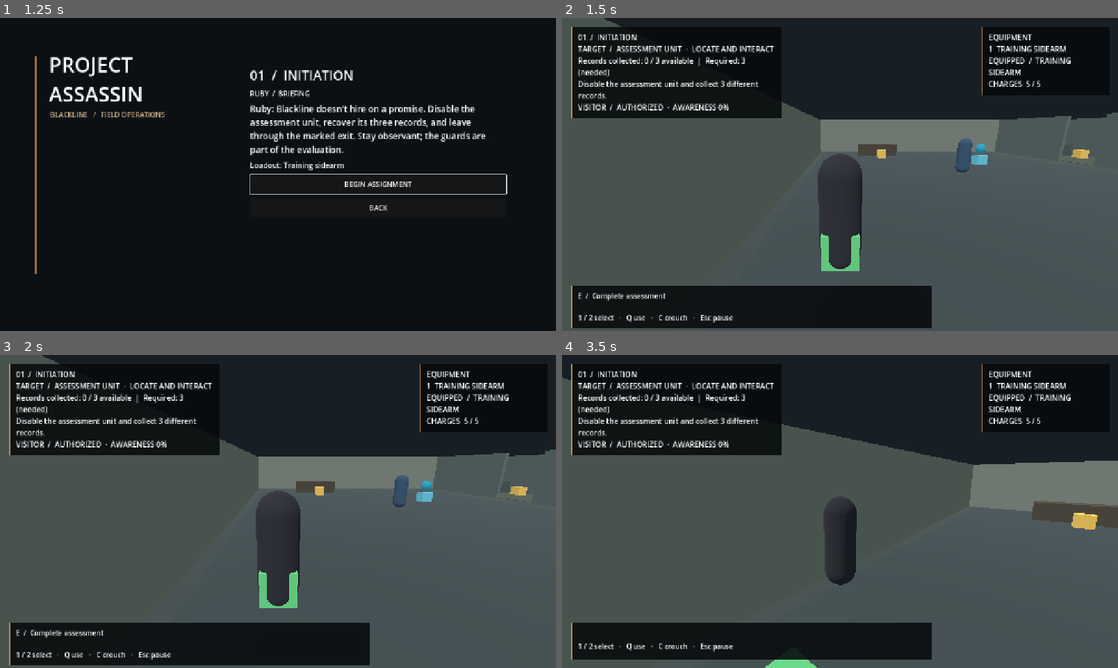
Above: before the commit, frames 1-4 (two rows, left to right).
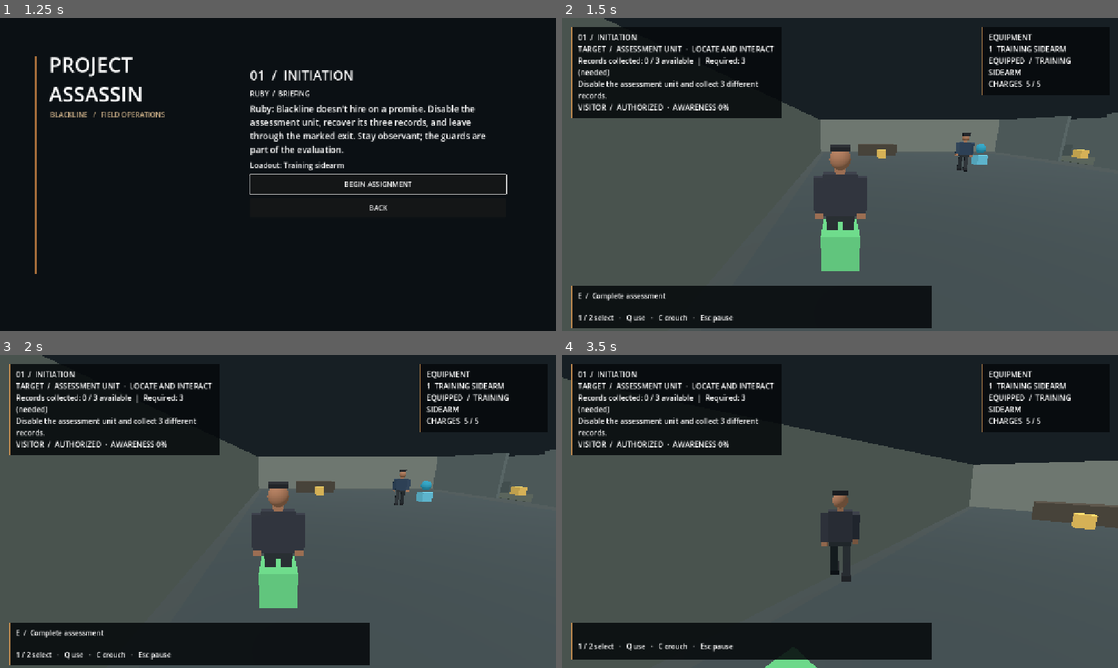
Above: after the commit, the same moments.

Repository: CoolgamerProXD/Stealty-Assasin-redesigned-computing-machine-Beta
Game: Godot game, scene res://scenes/main_menu.tscn
The game is run twice, just before and just after one commit, with the same random seed, the same clock (stepped at 60 frames per second) and the same inputs.
Inputs (mouse positions are in pixels of both pictures, inside the frame that each line leads up to):
- Up to frame 1 (1.25 s): click "CAMPAIGN / NEXT ASSIGNMENT" at 0.5 s
- Up to frame 2 (1.5 s): click "BEGIN ASSIGNMENT" at 1.25 s
- Up to frame 3 (2 s): no input
- Up to frame 4 (3.5 s): tap Enter at 2 s; move the mouse to (867, 511) at 2.02 s; hold C (crouch) 2.03-2.78 s; hold W (move_forward) from 2.03 s (still down); move the mouse to (812, 511) at 2.77 s; tap C (crouch) at 2.85 s

Frame 1 is identical in both runs. In frame 2, 1.7% of the frame differs, in the area x 45-75%, y 36-81%; in frame 3, 1.7%; in frame 4, 0.8%.

Commit message:
Stage Ruby meeting in a skippable 3D sequence
Co-authored-by: arena-agent <297053741+arena-agent@users.noreply.github.com>

Diff:
--- /dev/null
+++ b/scenes/ruby_meeting.tscn
@@ -0,0 +1,4 @@
+[gd_scene load_steps=2 format=3]
+[ext_resource type="Script" path="res://scripts/cinematics/ruby_meeting.gd" id="1"]
+[node name="RubyMeeting" type="Node3D"]
+script = ExtResource("1")
--- /dev/null
+++ b/scripts/cinematics/ruby_meeting.gd
@@ -0,0 +1,112 @@
+extends Node3D
+## In-engine, deterministic timeline. Completion was persisted before entering this scene.
+var time: float = 0.0
+var actor: StylizedPerson
+var ruby: StylizedPerson
+var left_door: Node3D
+var right_door: Node3D
+var camera: Camera3D
+var subtitles: Label
+var finished: bool = false
+
+func _ready() -> void:
+ Input.mouse_mode = Input.MOUSE_MODE_VISIBLE
+ var environment := WorldEnvironment.new()
+ var atmosphere := Environment.new()
+ atmosphere.background_mode = Environment.BG_COLOR
+ atmosphere.background_color = Color(0.20, 0.29, 0.35)
+ atmosphere.ambient_light_source = Environment.AMBIENT_SOURCE_COLOR
+ atmosphere.ambient_light_color = Color(0.72, 0.77, 0.78)
+ atmosphere.ambient_light_energy = 0.8
+ environment.environment = atmosphere
+ add_child(environment)
+ var light := DirectionalLight3D.new()
+ light.rotation_degrees = Vector3(-45, 35, 0)
+ light.light_energy = 1.0
+ add_child(light)
+ _box(Vector3(0, -0.15, 3), Vector3(12, 0.3, 8), Color(0.30, 0.33, 0.34))
+ _box(Vector3(0, -0.15, -5), Vector3(20, 0.3, 10), Color(0.33, 0.34, 0.31))
+ _box(Vector3(-4, 1.8, 3), Vector3(0.3, 3.6, 8), Color(0.35, 0.39, 0.40))
+ _box(Vector3(4, 1.8, 3), Vector3(0.3, 3.6, 8), Color(0.35, 0.39, 0.40))
+ _box(Vector3(-3, 1.8, 0), Vector3(2, 3.6, 0.3), Color(0.43, 0.46, 0.44))
+ _box(Vector3(3, 1.8, 0), Vector3(2, 3.6, 0.3), Color(0.43, 0.46, 0.44))
+ _box(Vector3(0, 3.35, 0), Vector3(4, 0.5, 0.3), Color(0.43, 0.46, 0.44))
+ # Two panels slide into their recesses while the player walks through the opening.
+ left_door = _box(Vector3(-1, 1.5, 0), Vector3(1.9, 3, 0.18), Color(0.24, 0.30, 0.33))
+ right_door = _box(Vector3(1, 1.5, 0), Vector3(1.9, 3, 0.18), Color(0.24, 0.30, 0.33))
+ _box(Vector3(-4.8, 0.5, -4), Vector3(2, 1, 2), Color(0.22, 0.30, 0.22))
+ _box(Vector3(4.8, 0.5, -4), Vector3(2, 1, 2), Color(0.22, 0.30, 0.22))
+ actor = StylizedPerson.new()
+ actor.role = "visitor"
+ add_child(actor)
+ ruby = StylizedPerson.new()
+ ruby.role = "ruby"
+ ruby.position = Vector3(1.35, 0, -4.4)
+ ruby.rotation.y = PI
+ add_child(ruby)
+ camera = Camera3D.new()
+ add_child(camera)
+ camera.current = true
+ var canvas := CanvasLayer.new()
+ add_child(canvas)
+ subtitles = Label.new()
+ subtitles.position = Vector2(110, 570)
+ subtitles.custom_minimum_size = Vector2(1000, 80)
+ subtitles.horizontal_alignment = HORIZONTAL_ALIGNMENT_CENTER
+ subtitles.autowrap_mode = TextServer.AUTOWRAP_WORD_SMART
+ subtitles.add_theme_font_size_override("font_size", 24)
+ subtitles.add_theme_color_override("font_outline_color", Color.BLACK)
+ subtitles.add_theme_constant_override("outline_size", 5)
+ canvas.add_child(subtitles)
+ var skip := Button.new()
+ skip.text = "SKIP  /  ESC"
+ skip.position = Vector2(1080, 20)
+ skip.pressed.connect(_finish)
+ canvas.add_child(skip)
+ _apply_timeline(0.0, 0.0)
+
+func _box(pos: Vector3, size: Vector3, color: Color) -> MeshInstance3D:
+ var mesh := BoxMesh.new()
+ mesh.size = size
+ var visual := MeshInstance3D.new()
+ visual.mesh = mesh
+ var material := StandardMaterial3D.new()
+ material.albedo_color = color
+ material.roughness = 0.85
+ visual.material_override = material
+ visual.position = pos
+ add_child(visual)
+ return visual
+
+func _process(delta: float) -> void:
+ if finished: return
+ time += delta
+ _apply_timeline(time, delta)
+ if time >= 19.0: _finish()
+
+func _apply_timeline(t: float, delta: float) -> void:
+ var doors := clampf((t - 1.0) / 2.0, 0.0, 1.0)
+ left_door.position.x = -1.0 - doors * 1.9
+ right_door.position.x = 1.0 + doors * 1.9
+ var walk := clampf((t - 1.0) / 7.0, 0.0, 1.0)
+ actor.position = Vector3(0, 0, lerpf(4.5, -3.1, walk))
+ actor.animate_motion(delta, 1.1 if t > 1.0 and t < 8.0 else 0.0)
+ ruby.animate_motion(delta, 0.0)
+ if t < 7.0:
+  camera.position = Vector3(-2.4, 2.8, actor.position.z + 6.0)
+  camera.look_at(Vector3(0, 1.25, actor.position.z - 1.5), Vector3.UP)
+ else:
+  camera.position = Vector3(5.0, 2.4, -1.2)
+  camera.look_at(Vector3(0.7, 1.2, -3.8), Vector3.UP)
+ if t < 8.0: subtitles.text = "ASSESSMENT COMPLETE  /  CIVIC EVALUATION ANNEX"
+ elif t < 12.0: subtitles.text = "RUBY: You noticed the missing piece. Most people only count the locks."
+ elif t < 16.0: subtitles.text = "RUBY: I'm Ruby. From now on, I handle your assignments for Blackline."
+ else: subtitles.text = "RUBY: The Meridian is waiting. Let's find out who moved the archive."
+
+func _unhandled_input(event: InputEvent) -> void:
+ if event.is_action_pressed("release_mouse"): _finish()
+
+func _finish() -> void:
+ if finished: return
+ finished = true
+ get_tree().change_scene_to_file("res://scenes/ending.tscn")
--- a/scripts/npc/npc.gd
+++ b/scripts/npc/npc.gd
@@ -16,6 +16,7 @@
 var agent: NavigationAgent3D
 var facing: Vector3 = Vector3.FORWARD
 var stunned_time: float = 0.0
+var person: StylizedPerson
 
 func _ready() -> void:
  if profile == null: profile = NpcProfile.new()
@@ -26,16 +27,9 @@
  collision.shape = shape
  collision.position.y = 0.85
  add_child(collision)
- var visual := MeshInstance3D.new()
- var mesh := CapsuleMesh.new()
- mesh.radius = 0.3
- mesh.height = 1.7
- visual.mesh = mesh
- visual.position.y = 0.85
- var material := StandardMaterial3D.new()
- material.albedo_color = Color(0.22, 0.32, 0.43) if profile.occupation == "security" else Color(0.55, 0.44, 0.34)
- visual.material_override = material
- add_child(visual)
+ person = StylizedPerson.new()
+ person.role = profile.occupation
+ add_child(person)
  agent = NavigationAgent3D.new()
  agent.path_desired_distance = 0.35
  agent.target_desired_distance = 0.45
@@ -128,3 +122,7 @@
  if not is_on_floor(): velocity.y -= 9.8 * delta
  else: velocity.y = -0.1
  move_and_slide()
+ if person:
+  person.animate_motion(delta, Vector2(velocity.x, velocity.z).length())
+  if velocity.length_squared() > 0.1:
+   person.rotation.y = atan2(-velocity.x, -velocity.z)
--- a/scripts/player/player.gd
+++ b/scripts/player/player.gd
@@ -12,7 +12,7 @@
 var mouse_sensitivity: float = 0.0025
 var pivot: Node3D
 var camera: Camera3D
-var body_mesh: MeshInstance3D
+var body_mesh: StylizedPerson
 var crouching: bool = false
 var collision_shape: CollisionShape3D
 var stance_height: float = 1.8
@@ -26,12 +26,8 @@
  collision.shape = capsule
  collision.position.y = 0.9
  add_child(collision)
- body_mesh = MeshInstance3D.new()
- var mesh := CapsuleMesh.new()
- mesh.radius = 0.32
- mesh.height = 1.8
- body_mesh.mesh = mesh
- body_mesh.position.y = 0.9
+ body_mesh = StylizedPerson.new()
+ body_mesh.role = "visitor"
  add_child(body_mesh)
  set_disguise("visitor")
  pivot = Node3D.new()
@@ -50,10 +46,7 @@
 
 func set_disguise(new_role: String) -> void:
  role = new_role
- if body_mesh:
-  var material := StandardMaterial3D.new()
-  material.albedo_color = Color(0.22, 0.36, 0.48) if role == "staff" else Color(0.18, 0.18, 0.21)
-  body_mesh.material_override = material
+ if body_mesh: body_mesh.set_role(role)
 
 func _unhandled_input(event: InputEvent) -> void:
  if event is InputEventMouseMotion and Input.mouse_mode == Input.MOUSE_MODE_CAPTURED:
@@ -81,7 +74,7 @@
  capsule.height = stance_height
  collision_shape.position.y = stance_height * 0.5
  body_mesh.scale.y = stance_height / 1.8
- body_mesh.position.y = stance_height * 0.5
+ body_mesh.animate_motion(delta, Vector2(velocity.x, velocity.z).length())
  pivot.position.y = 1.5 * stance_height / 1.8
  var speed := crouch_speed if crouching else (run_speed if Input.is_action_pressed("sprint") else walk_speed)
  velocity.x = move_toward(velocity.x, direction.x * speed, 12.0 * delta)
--- /dev/null
+++ b/scripts/visuals/stylized_person.gd
@@ -0,0 +1,88 @@
+class_name StylizedPerson
+extends Node3D
+## Original low-poly procedural character. Limbs are animated independent nodes.
+var role: String = "visitor"
+var left_leg: Node3D
+var right_leg: Node3D
+var left_arm: Node3D
+var right_arm: Node3D
+var torso: MeshInstance3D
+var phase: float = 0.0
+var clothing: StandardMaterial3D
+
+func _ready() -> void:
+ var skin := _material(Color(0.68, 0.46, 0.34))
+ var dark := _material(Color(0.12, 0.13, 0.15))
+ clothing = _material(_role_color())
+ var trousers := _material(Color(0.16, 0.18, 0.20))
+ torso = _box(self, Vector3(0, 1.22, 0), Vector3(0.48, 0.60, 0.24), clothing)
+ _box(self, Vector3(0, 0.91, 0), Vector3(0.42, 0.16, 0.23), trousers)
+ _box(self, Vector3(0, 1.56, 0), Vector3(0.14, 0.12, 0.14), skin)
+ var head := MeshInstance3D.new()
+ var sphere := SphereMesh.new()
+ sphere.radius = 0.15
+ sphere.height = 0.33
+ head.mesh = sphere
+ head.position = Vector3(0, 1.73, 0)
+ head.material_override = skin
+ add_child(head)
+ _box(self, Vector3(0, 1.88, 0.015), Vector3(0.28, 0.07, 0.23), dark)
+ # Lapels, collar and belt establish clothed silhouettes instead of a capsule.
+ _box(self, Vector3(0, 1.38, -0.127), Vector3(0.12, 0.27, 0.02), _material(Color(0.78, 0.77, 0.70)))
+ _box(self, Vector3(0, 0.98, -0.13), Vector3(0.40, 0.06, 0.025), dark)
+ left_leg = _limb(Vector3(-0.12, 0.88, 0), Vector3(0.16, 0.66, 0.18), trousers)
+ right_leg = _limb(Vector3(0.12, 0.88, 0), Vector3(0.16, 0.66, 0.18), trousers)
+ _box(left_leg, Vector3(0, -0.70, -0.06), Vector3(0.18, 0.12, 0.30), dark)
+ _box(right_leg, Vector3(0, -0.70, -0.06), Vector3(0.18, 0.12, 0.30), dark)
+ left_arm = _limb(Vector3(-0.31, 1.47, 0), Vector3(0.14, 0.54, 0.16), clothing)
+ right_arm = _limb(Vector3(0.31, 1.47, 0), Vector3(0.14, 0.54, 0.16), clothing)
+ _box(left_arm, Vector3(0, -0.57, 0), Vector3(0.12, 0.13, 0.13), skin)
+ _box(right_arm, Vector3(0, -0.57, 0), Vector3(0.12, 0.13, 0.13), skin)
+ if role == "security":
+  _box(self, Vector3(0, 1.95, 0), Vector3(0.34, 0.07, 0.28), dark)
+ if role == "ruby":
+  _box(self, Vector3(0, 1.61, 0.12), Vector3(0.29, 0.48, 0.09), dark)
+
+func _role_color() -> Color:
+ match role:
+  "security": return Color(0.17, 0.25, 0.34)
+  "employee", "staff": return Color(0.28, 0.38, 0.43)
+  "civilian": return Color(0.58, 0.38, 0.24)
+  "ruby": return Color(0.31, 0.15, 0.19)
+  _: return Color(0.20, 0.21, 0.25)
+
+func set_role(value: String) -> void:
+ role = value
+ if clothing: clothing.albedo_color = _role_color()
+
+func animate_motion(delta: float, speed: float) -> void:
+ if not left_leg: return
+ phase += delta * (3.0 + minf(speed, 5.0) * 3.0)
+ var swing := sin(phase) * minf(speed * 0.16, 0.6)
+ left_leg.rotation.x = swing
+ right_leg.rotation.x = -swing
+ left_arm.rotation.x = -swing * 0.7
+ right_arm.rotation.x = swing * 0.7
+
+func _material(color: Color) -> StandardMaterial3D:
+ var mat := StandardMaterial3D.new()
+ mat.albedo_color = color
+ mat.roughness = 0.85
+ return mat
+
+func _box(parent: Node3D, pos: Vector3, size: Vector3, mat: Material) -> MeshInstance3D:
+ var part := MeshInstance3D.new()
+ var mesh := BoxMesh.new()
+ mesh.size = size
+ part.mesh = mesh
+ part.material_override = mat
+ part.position = pos
+ parent.add_child(part)
+ return part
+
+func _limb(pos: Vector3, size: Vector3, mat: Material) -> Node3D:
+ var joint := Node3D.new()
+ joint.position = pos
+ add_child(joint)
+ _box(joint, Vector3(0, -size.y * 0.5, 0), size, mat)
+ return joint
--- a/scripts/world/hotel.gd
+++ b/scripts/world/hotel.gd
@@ -315,7 +315,7 @@
     if Campaign.active_mission == mission_id():
      if Campaign.complete(mission_id(), mission.clues.size()):
       mission.extract()
-      get_tree().change_scene_to_file("res://scenes/ending.tscn")
+      get_tree().change_scene_to_file("res://scenes/ruby_meeting.tscn" if mission_id() == "initiation" else "res://scenes/ending.tscn")
      else: message = "Could not save campaign progress. Try again."
     elif mission.extract(): message = "INVESTIGATION COMPLETE — you left with the evidence."
    else: message = mission.objective_text()
--- a/tests/run_tests.gd
+++ b/tests/run_tests.gd
@@ -362,7 +362,14 @@
    if obj.kind == "extract": deployed.call("_on_interaction", obj)
   await process_frame
   await process_frame
-  check(current_scene != null and current_scene.scene_file_path == "res://scenes/ending.tscn" and service.progress.is_unlocked("meridian"), "objective completion saves unlock and opens debrief")
+  check(current_scene != null and current_scene.scene_file_path == "res://scenes/ruby_meeting.tscn" and service.progress.is_unlocked("meridian"), "objective completion saves unlock and opens Ruby scene")
+  if current_scene != null and current_scene.scene_file_path == "res://scenes/ruby_meeting.tscn":
+   current_scene.call("_apply_timeline", 6.0, 0.1)
+   check(current_scene.get("actor").position.z < 0.0 and current_scene.get("left_door").position.x < -2.0, "cinematic timeline opens doors and walks outside")
+   current_scene.call("_finish")
+   await process_frame
+   await process_frame
+  else: check(false, "cinematic timeline opens doors and walks outside")
   if current_scene != null and current_scene.scene_file_path == "res://scenes/ending.tscn":
    current_scene.call("_continue")
    await process_frame
@@ -373,7 +380,8 @@
   check(false, "campaign mission creates pause menu")
   check(false, "pause stops simulation and releases mouse")
   check(false, "resume restarts simulation")
-  check(false, "objective completion saves unlock and opens debrief")
+  check(false, "objective completion saves unlock and opens Ruby scene")
+  check(false, "cinematic timeline opens doors and walks outside")
   check(false, "debrief can be skipped to main menu")
  if current_scene != null:
   current_scene.queue_free()
